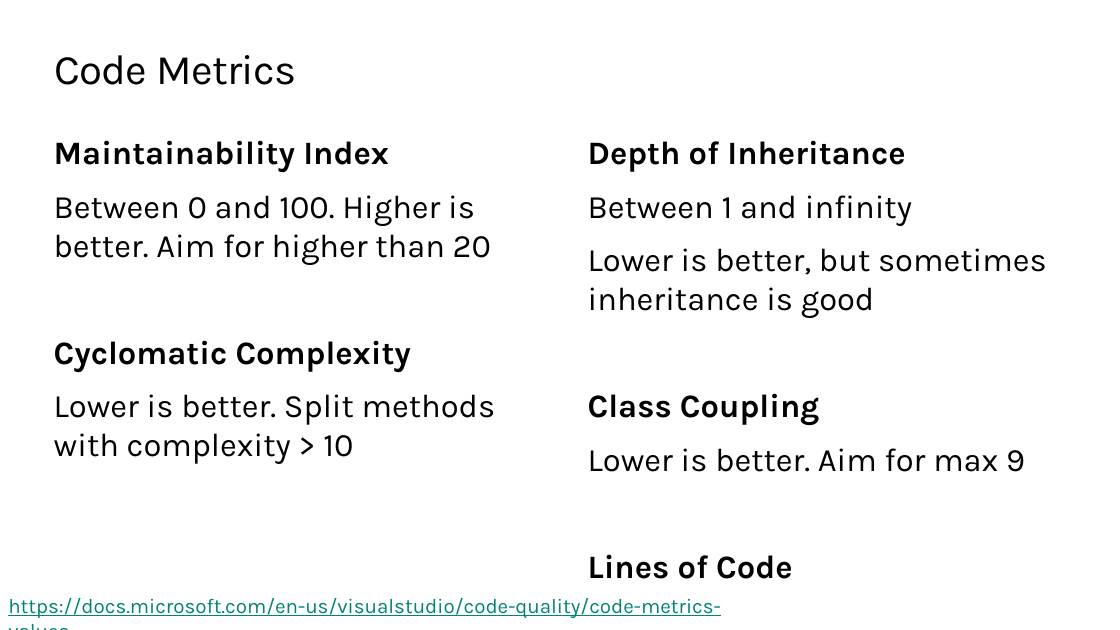
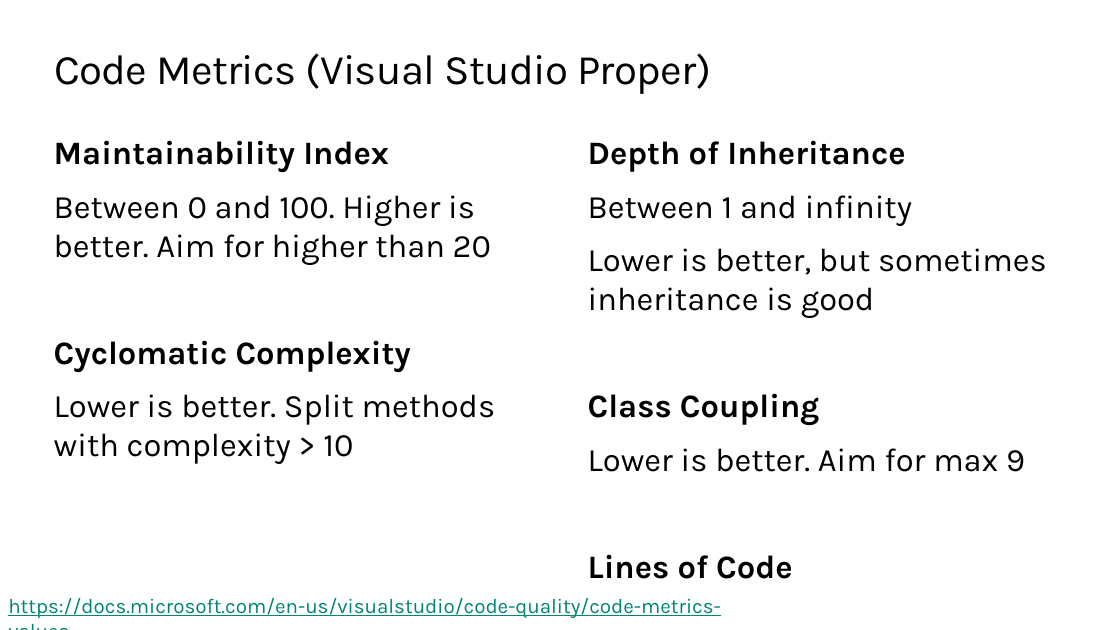
Before and after one commit to ondfisk/BDSA2019, a slide deck: slide 4 of Slides/Lecture07 - Design Patterns in Practice.pptx. Drawn at 1120x630 pixels with LibreOffice and Linux fonts; fonts in the diff are those of the drawing; background and template pictures are left out. Boxes give left, top, right and bottom in pixels: in the first picture for what was removed or moved away, otherwise in the second. Text is boxed around its words. In the diff, an @@ line names an element or a change of style, - is before the commit and + after.

```diff
--- a/Slides/Lecture07 - Design Patterns in Practice.pptx
+++ b/Slides/Lecture07 - Design Patterns in Practice.pptx
@@ title at <box>54,53,711,94</box>: text changed @@
-Code Metrics
+Code Metrics (Visual Studio Proper)
```
Also in this commit, not shown: 2 other slides changed, 1 slide added, 6 other files.
